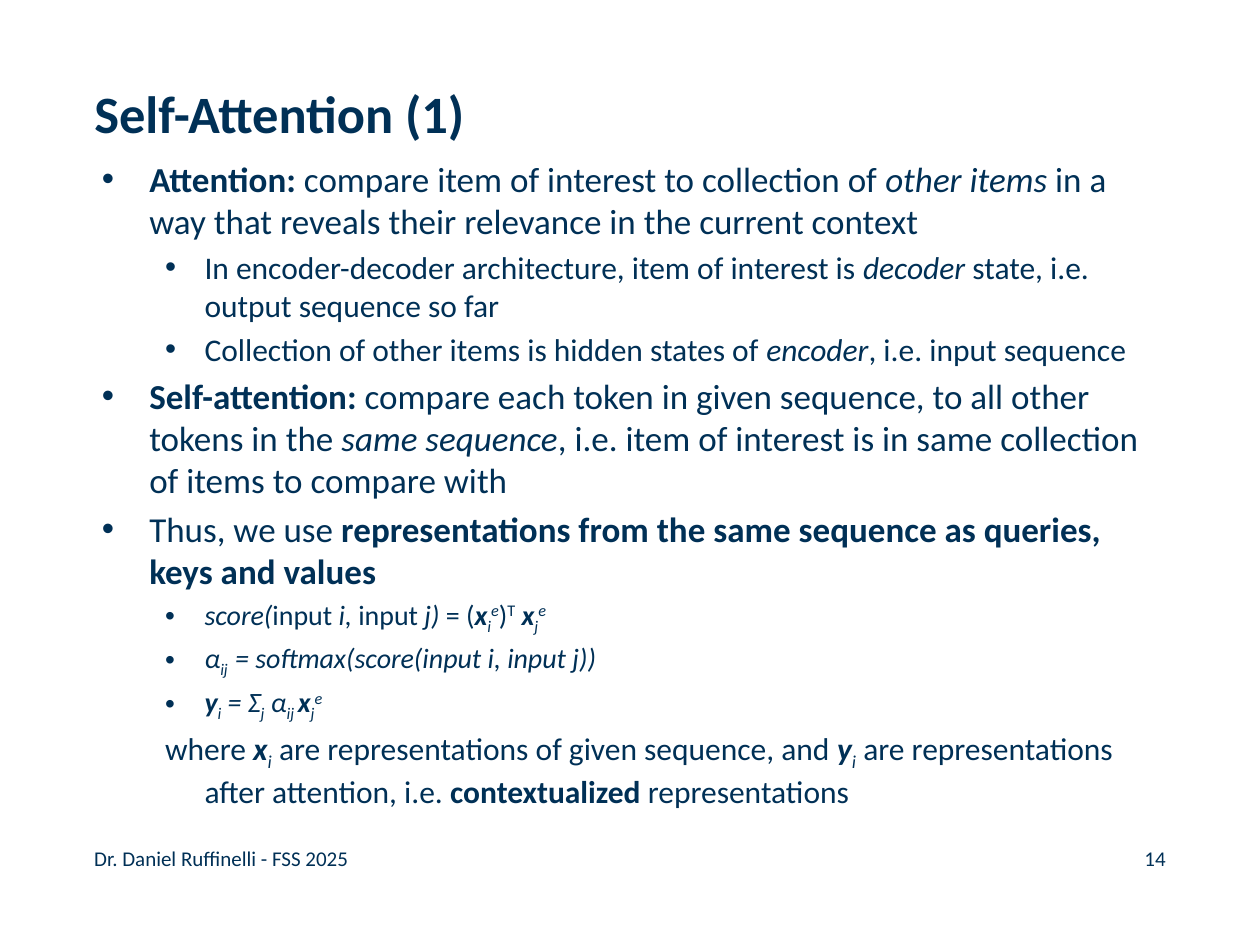
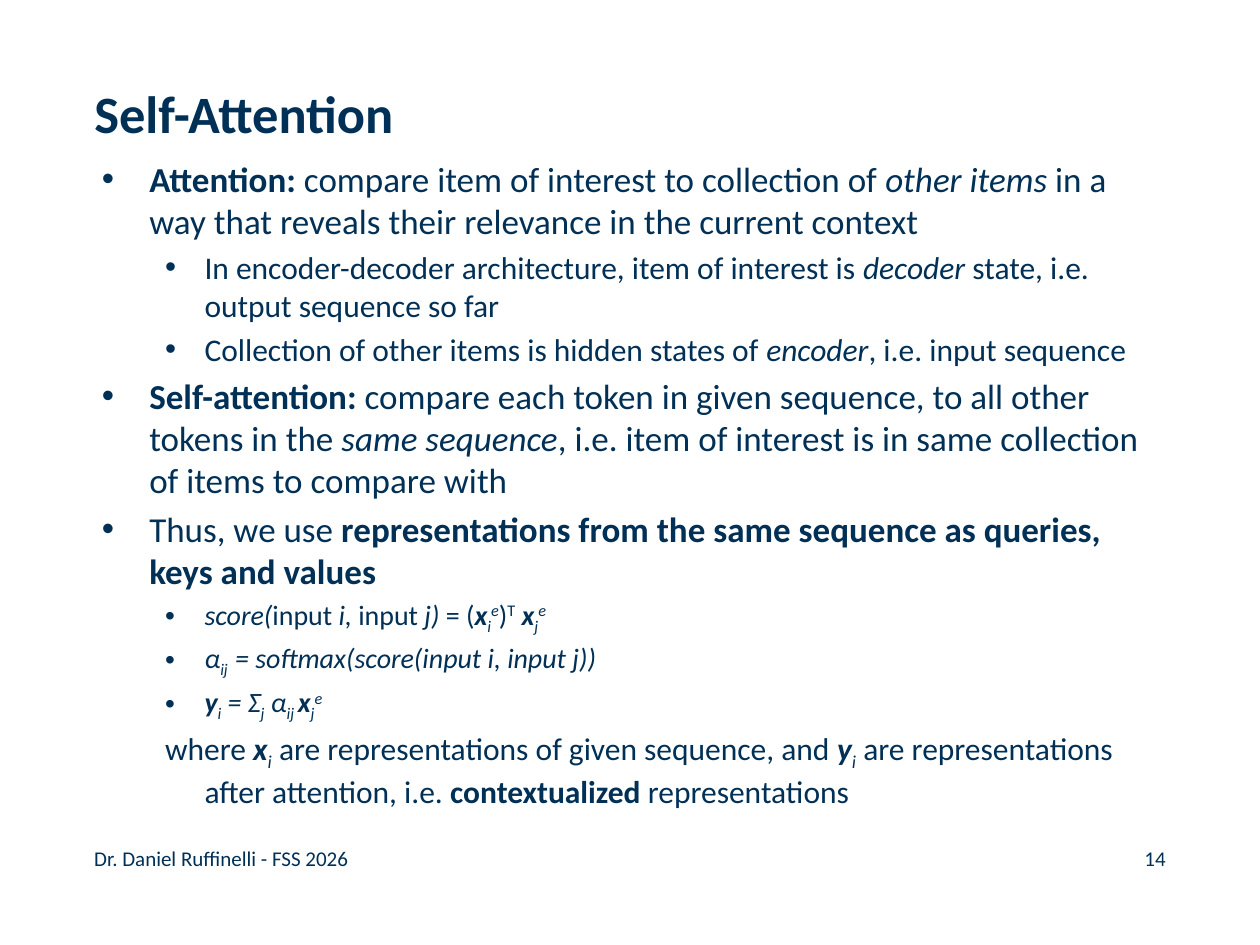
Before and after one commit to rufex2001/teaching_llms, a slide deck: slide 14 of lectures/04_transformers/04_transformers.pptx. Drawn at 1260x945 pixels with LibreOffice and Linux fonts; fonts in the diff are those of the drawing; background and template pictures are left out. Boxes give left, top, right and bottom in pixels: in the first picture for what was removed or moved away, otherwise in the second. Text is boxed around its words. In the diff, an @@ line names an element or a change of style, - is before the commit and + after.

```diff
--- a/lectures/04_transformers/04_transformers.pptx
+++ b/lectures/04_transformers/04_transformers.pptx
@@ title at (x1=94, y1=96, x2=393, y2=134): text changed @@
-Self-Attention (1)
+Self-Attention
@@ text at (x1=94, y1=851, x2=347, y2=866): text changed @@
-Dr. Daniel Ruffinelli - FSS 2025
+Dr. Daniel Ruffinelli - FSS 2026
```
Also in this commit, not shown: 34 other slides changed, 1 other file.
